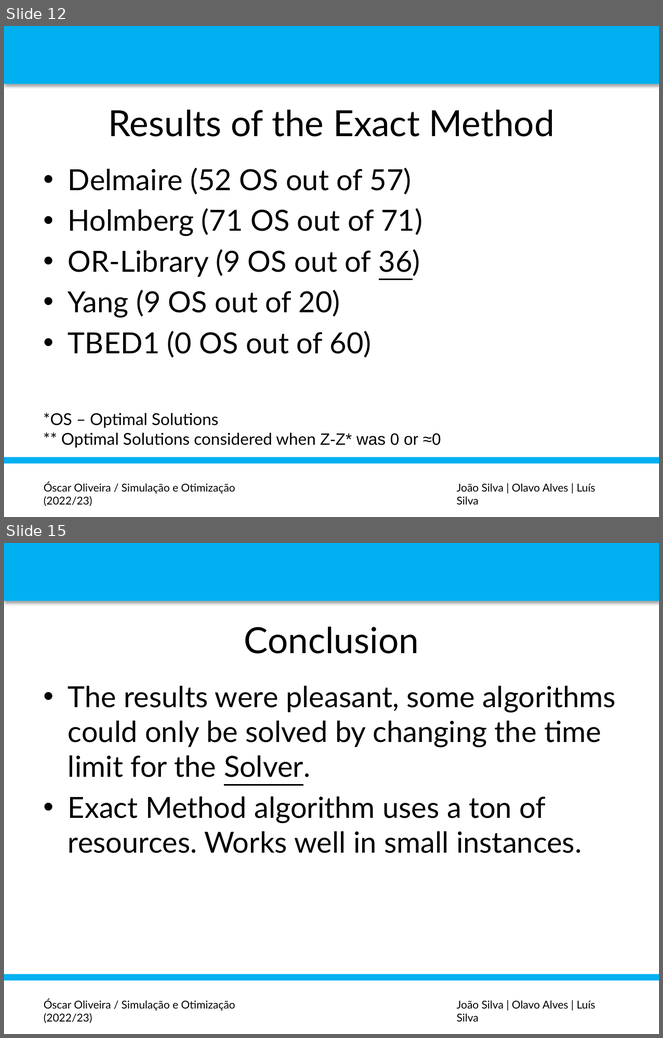
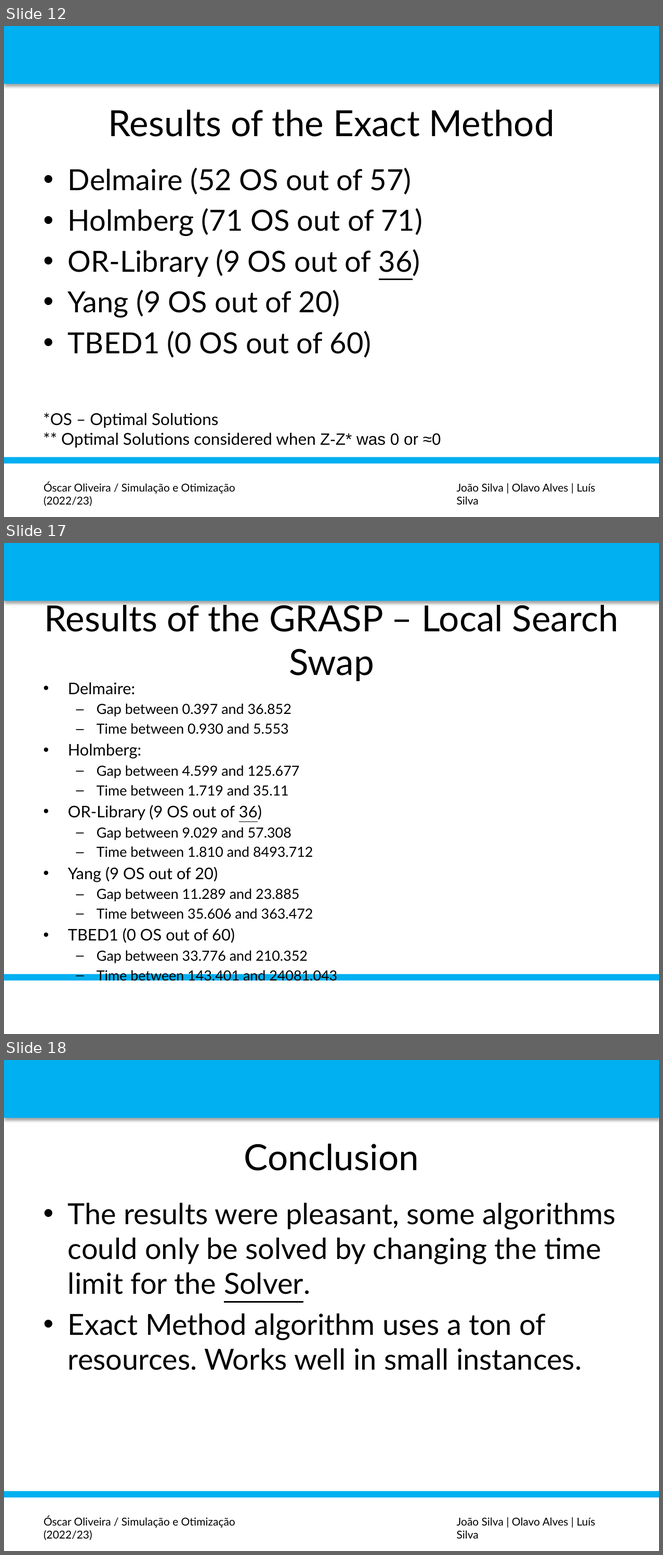
Before and after one commit to luispedro30/SO_trabalho, a slide deck: P_POINT_SO.pptx. Shown one above the other, each under a label of ours: slides 12 and 15 before the commit, slides 12, 17 and 18 after it; the slides between them are not shown. The pictures are 663x1038 and 663x1555 pixels, drawn with LibreOffice and Linux fonts; fonts in the diff are those of the drawing; background and template pictures are left out. Boxes give left, top, right and bottom in pixels: in the first picture for what was removed or moved away, otherwise in the second. Text is boxed around its words. In the diff, an @@ line names an element or a change of style, - is before the commit and + after.

```diff
--- a/P_POINT_SO.pptx
+++ b/P_POINT_SO.pptx
@@ slide 17 added at (4, 543, 659, 1034), background #FFFFFF; not listed: 2 template elements that a slide beside it also shows @@
@@ title added at (45, 600, 619, 681), 39.6 pt, text #000000 @@
+Results of the GRASP – Local Search Swap
@@ text added at (68, 682, 313, 964), 15.4 pt, text #000000 @@
+• Delmaire:
+  – Gap between 0.397 and 36.852
+  – Time between 0.930 and 5.553
+• Holmberg:
+  – Gap between 4.599 and 125.677
+  – Time between 1.719 and 35.11
+• OR-Library (9 OS out of 36)
+  – Gap between 9.029 and 57.308
+  – Time between 1.810 and 8493.712
+• Yang (9 OS out of 20)
+  – Gap between 11.289 and 23.885
+  – Time between 35.606 and 363.472
+• TBED1 (0 OS out of 60)
+  – Gap between 33.776 and 210.352
+  – Time between 143.401 and 24081.043
@@ what was slide 15 is now slide 18 @@
```
Also in this commit, not shown: 2 slides changed, 2 other slides added.
